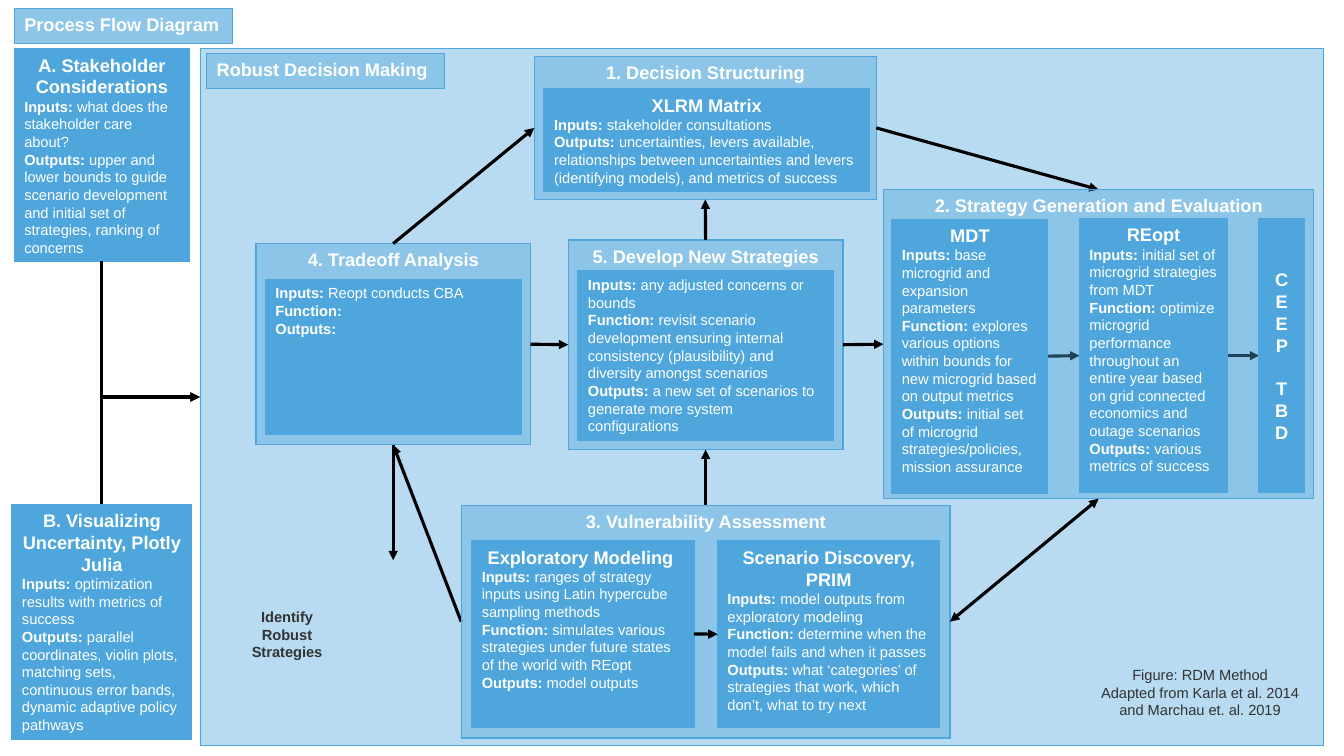
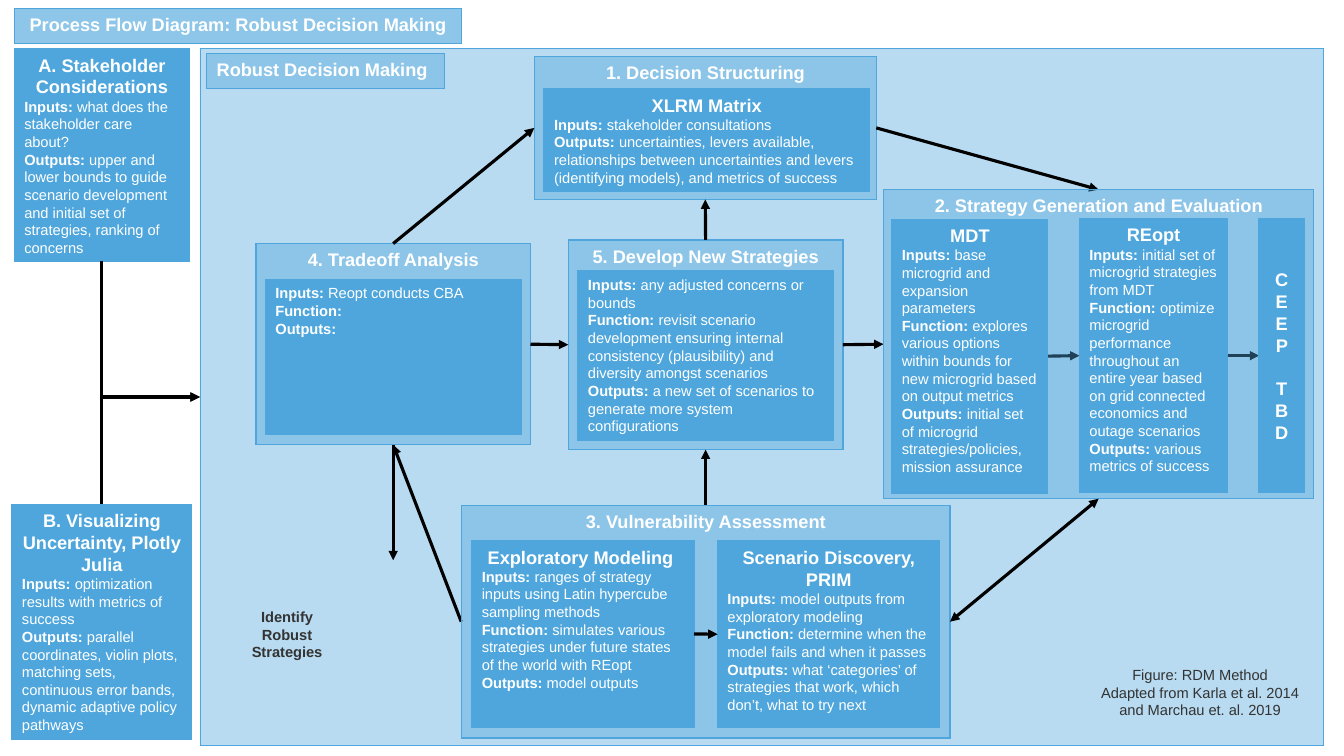
Before and after one commit to madelinemacmillan/PhD, a slide deck: slide 1 of ProcessDiagram.pptx. Drawn at 1344x756 pixels with LibreOffice and Linux fonts; fonts in the diff are those of the drawing. Boxes give left, top, right and bottom in pixels: in the first picture for what was removed or moved away, otherwise in the second. Text is boxed around its words. In the diff, an @@ line names an element or a change of style, - is before the commit and + after.

Commit message:
some edits to process diagram ppt

```diff
--- a/ProcessDiagram.pptx
+++ b/ProcessDiagram.pptx
@@ rectangle "Process Flow Diagram: Robust Decision ...": place and size @@
-rectangle "Process Flow Diagram: Robust Decision ..." at (14,8,233,43)
+rectangle "Process Flow Diagram: Robust Decision ..." at (14,8,461,43)
@@ text in rectangle at (30,18,447,35): text changed @@
-Process Flow Diagram
+Process Flow Diagram: Robust Decision Making
```
Also in this commit, not shown: 1 other slide changed, 3 slides added.
